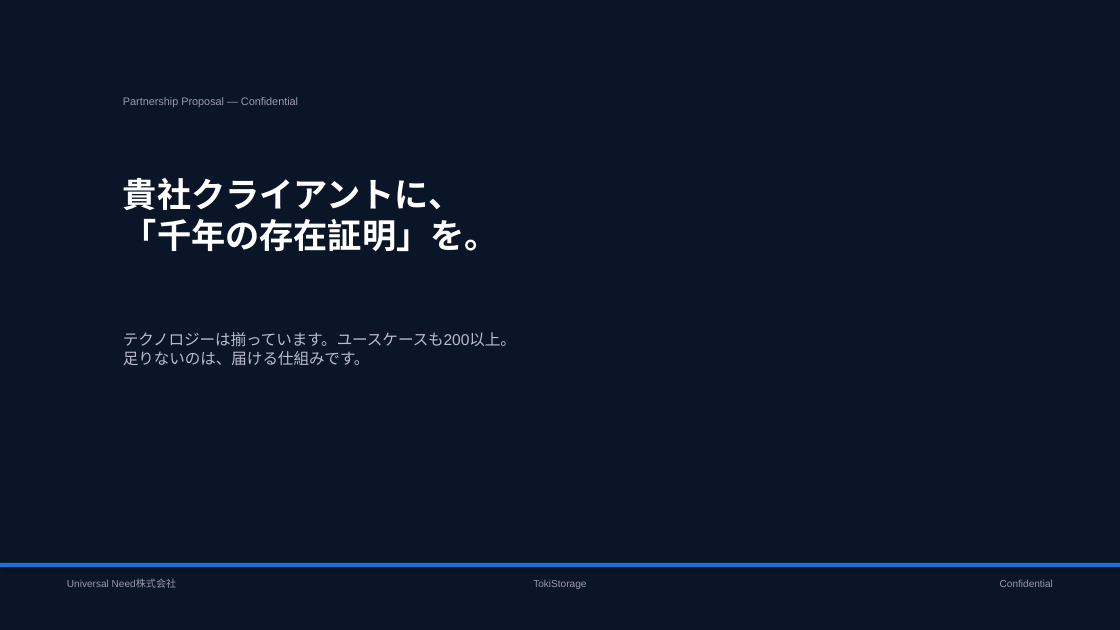
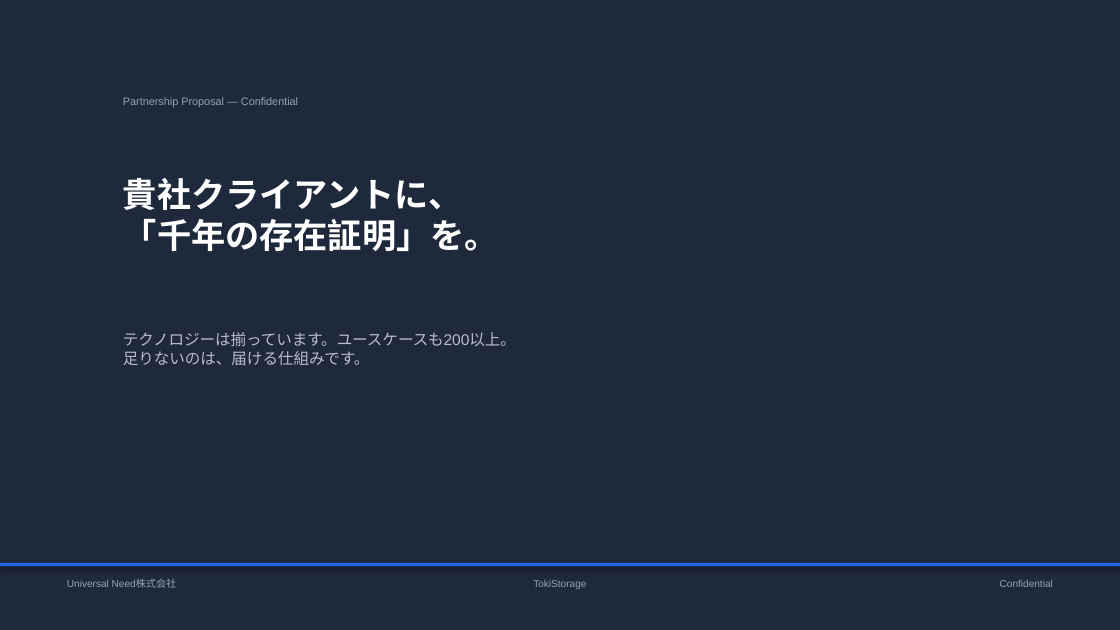
Before and after one commit to timeless-residents/pearlmemorial, a slide deck: slide 1 of toki/tokistorage-partnership-deck.pptx. Drawn at 1120x630 pixels with LibreOffice and Linux fonts; fonts in the diff are those of the drawing. Boxes give left, top, right and bottom in pixels: in the first picture for what was removed or moved away, otherwise in the second. Text is boxed around its words. In the diff, an @@ line names an element or a change of style, - is before the commit and + after.

```diff
--- a/toki/tokistorage-partnership-deck.pptx
+++ b/toki/tokistorage-partnership-deck.pptx
@@ rectangle at [0,0,1120,629]: fill #0A1628 to #1E293B @@
@@ rectangle at [0,563,1120,567]: fill #1E6FD9 to #2563EB @@
@@ text colour #9999AA to #94A3B8 in 4 elements at [123,97,298,107], [67,579,176,588], [533,580,586,589], [1000,580,1053,587] @@
```
Also in this commit, not shown: 8 other slides changed, 4 other files.
